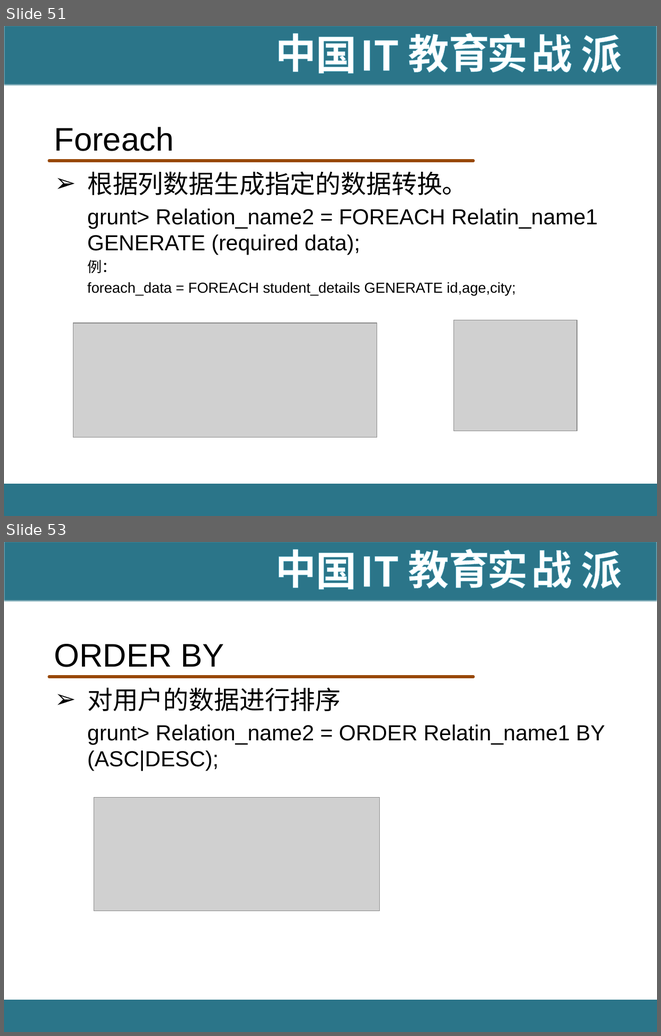
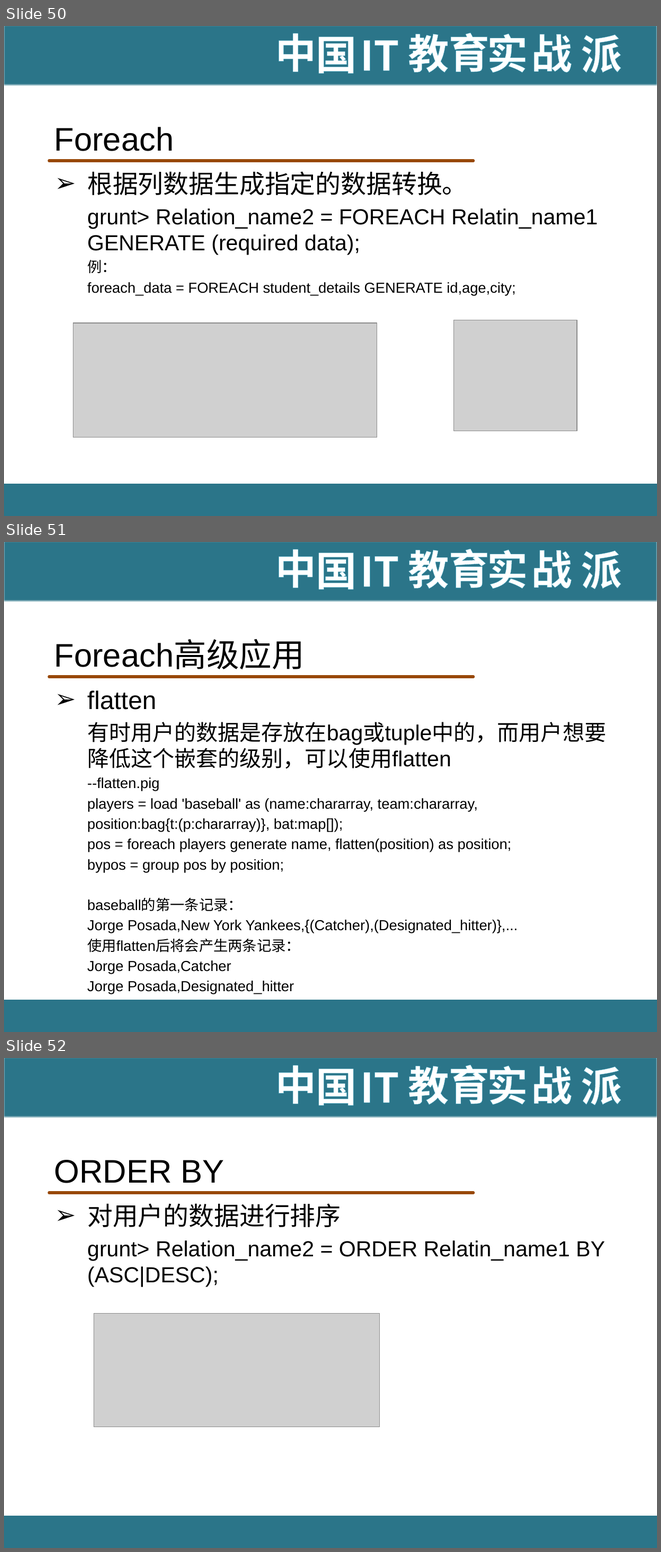
Before and after one commit to hanningxiao/BigData, a slide deck: [IT18掌www.it18zhang.com]Pig.pptx. Shown one above the other, each under a label of ours: slides 51 and 53 before the commit, slides 50, 51 and 52 after it; the slides between them are not shown. The pictures are 661x1036 and 661x1552 pixels, drawn with LibreOffice and Linux fonts; fonts in the diff are those of the drawing; grey boxes stand for pictures; background and template pictures are left out. Boxes give left, top, right and bottom in pixels: in the first picture for what was removed or moved away, otherwise in the second. Text is boxed around its words. In the diff, an @@ line names an element or a change of style, - is before the commit and + after.

```diff
--- a/[IT18掌www.it18zhang.com]Pig.pptx
+++ b/[IT18掌www.it18zhang.com]Pig.pptx
@@ slide 51 added at (4,542,657,1032), background #FFFFFF; not listed: 11 template elements that a slide beside it also shows @@
@@ title added at (54,641,305,669), 36 pt, text #000000 @@
+Foreach高级应用
@@ text added at (87,690,606,994), 16 pt, text #000000 @@
+➢ flatten
+  有时用户的数据是存放在bag或tuple中的，而用户想要降低这个嵌套的级别，可以使用flatten
+  --flatten.pig
+  players = load 'baseball' as (name:chararray, team:chararray,
+  position:bag{t:(p:chararray)}, bat:map[]);
+  pos = foreach players generate name, flatten(position) as position;
+  bypos = group pos by position;
+  baseball的第一条记录：
+  Jorge Posada,New York Yankees,{(Catcher),(Designated_hitter)},...
+  使用flatten后将会产生两条记录：
+  Jorge Posada,Catcher
+  Jorge Posada,Designated_hitter
@@ what was slide 51 is now slide 50 @@
@@ what was slide 53 is now slide 52 @@
```
Also in this commit, not shown: 2 slides changed, 4 slides removed, 1 other file.
